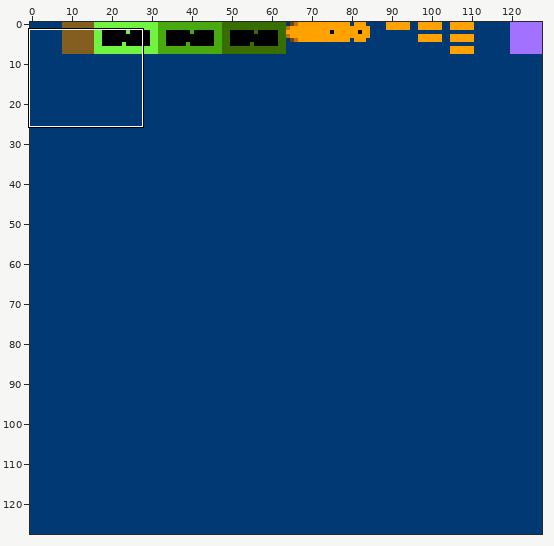
Two states of a pixel-art file, images/game.aseprite. Above, an overview of the earlier version with the close-up marked.
Close-up. As it was:
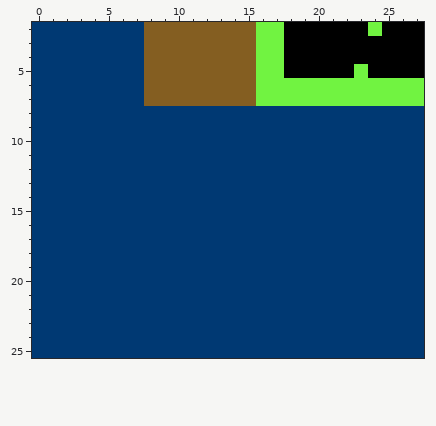
128x128 pixels, 1 frame. Shown: x 0..27, y 2..25.
The result:
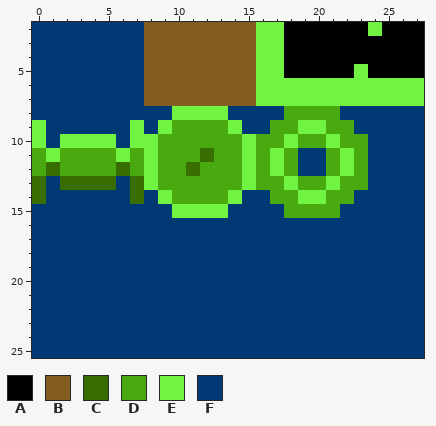
Palette (. is transparent): A #000000  B #845e21  C #386d00  D #49aa10  E #71f341  F #003973
Diff:
Layer "Background":
Colour C replaces colour F in row 11 at x 12; in row 12 at x 1, 6 and 11; in row 13 at x 0, 2 to 5 and 7; in row 14 at x 0 and 7.
Colour D replaces colour F in row 8 at x 18 to 21; in row 9 at x 10 to 13, 17 to 18 and 21 to 22; in row 10 at x 9 to 14, 16 to 17, 19 to 20 and 22 to 23; in row 11 at x 0, 2 to 5, 7, 9 to 11, 13 to 14, 16, 18, 21 and 23; in row 12 at x 0, 2 to 5, 7, 9 to 10, 12 to 14, 16, 18, 21 and 23; in row 13 at x 9 to 14, 16 to 17, 19 to 20 and 22 to 23.
Colour D replaces colour F in row 14 at x 10 to 13, 17 to 18 and 21 to 22; in row 15 at x 18 to 21.
Colour E replaces colour F in row 8 at x 10 to 13; in row 9 at x 0, 7, 9, 14 and 19 to 20; in row 10 at x 0, 2 to 5, 7 to 8, 15, 18 and 21; in row 11 at x 1, 6, 8, 15, 17 and 22; in row 12 at x 8, 15, 17 and 22; in row 13 at x 8, 15, 18 and 21.
Colour E replaces colour F in row 14 at x 9, 14 and 19 to 20; in row 15 at x 10 to 13.
Pixel boxes of the changes (left, top, right, bottom) in both close-ups:
changed: (32, 106, 368, 218)
